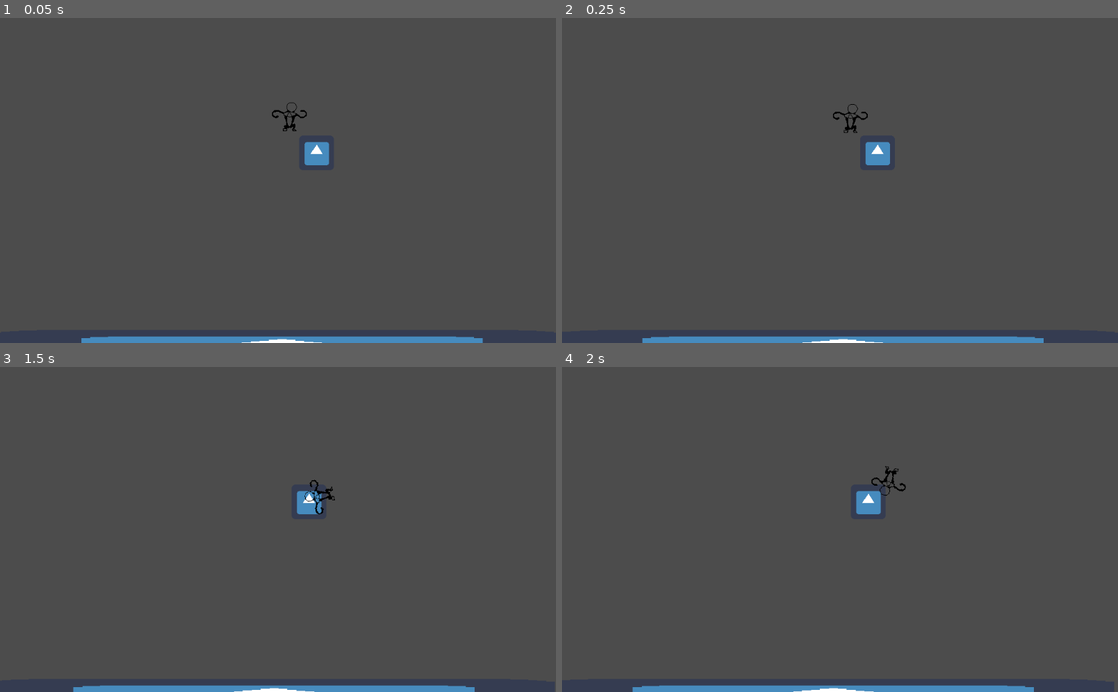
Above: before the commit, frames 1-4 (two rows, left to right).
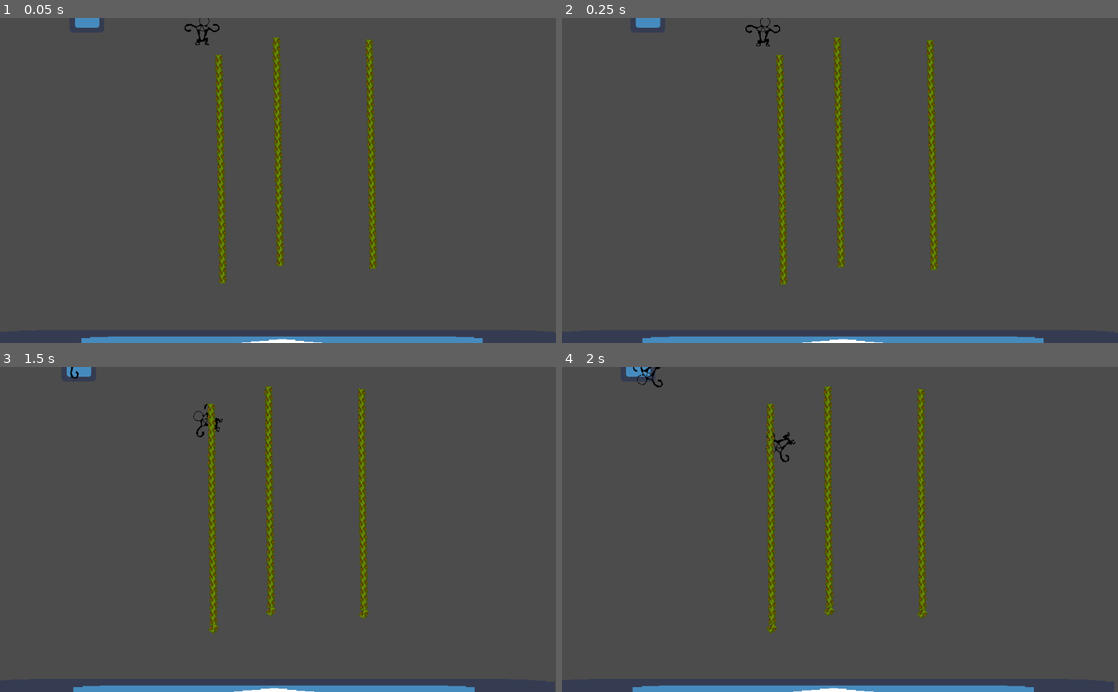
Above: after the commit, the same moments.

Repository: 2S-2-Semanas/gmtk2021
Game: Godot game, scene res://sandbox/SandboxScene.tscn
The game is run twice, just before and just after one commit, with the same random seed, the same clock (stepped at 60 frames per second) and the same inputs. The engine's default icon, where the game draws it, is replaced by a stand-in: a white triangle on a blue panel in a dark square.
Inputs:
- Up to frame 1 (0.05 s): no input
- Up to frame 2 (0.25 s): no input
- Up to frame 3 (1.5 s): hold Space (grab) 0.53-1.28 s; hold Right (ui_right) from 0.53 s (still down); tap Space (grab) at 1.35 s
- Up to frame 4 (2 s): keep holding Right (ui_right)

The runs differ from the first frame. In frame 1, 3.5% of the frame differs, in the area x 13-68%, y 0-82%; in frame 2, 3.5%; in frame 3, 3.4%; in frame 4, 3.5%, in the area x 11-66%, y 0-83%.

Commit message:
grab and release right hand

Diff:
--- a/liana/lianaSegment/LianaSegment.tscn
+++ b/liana/lianaSegment/LianaSegment.tscn
@@ -9,9 +9,8 @@
 
 [node name="LianaSegment" type="RigidBody2D"]
 position = Vector2( 0.25, 20 )
-collision_layer = 16
-collision_mask = 16
-mass = 0.306122
+collision_layer = 4
+collision_mask = 2
 script = ExtResource( 2 )
 
 [node name="Sprite" type="Sprite" parent="."]
--- a/monkey/Monkey.gd
+++ b/monkey/Monkey.gd
@@ -1,16 +1,23 @@
 extends RigidBody2D
+
+class_name Monkey
 
 const IMPULSE := Vector2(100, 0)
 
 var left_pin_joint: PinJoint2D
 var right_pin_joint: PinJoint2D
 
+var right_monkey: Monkey
+var left_monkey: Monkey
+
 var right_hand_grab := false
+var left_hand_grab := false
 
 var _direction := 0
 
 func _ready():
 	right_pin_joint = PinJoint2D.new()
+	left_pin_joint = PinJoint2D.new()
 
 func _physics_process(_delta):
 	if Input.is_action_just_pressed("ui_left"):
@@ -20,13 +27,19 @@
 	else:
 		_direction = 0
 
-	if Input.is_action_pressed("grab"):
-		pass
-
-	apply_impulse(Vector2.ZERO, IMPULSE * _direction)
+	if Input.is_action_just_released("grab"):
+		_release_liana()
+	if (right_hand_grab or left_hand_grab):
+		apply_impulse(Vector2.ZERO, IMPULSE * _direction)
 
 
 func _on_RightArmArea2D_body_entered(body):
+	if (right_monkey != null or !Input.is_action_pressed("grab")):
+		return
+	var monkey = body as Monkey
+	if (monkey != null):
+		right_monkey = monkey
+
 	right_pin_joint.position = $RightArmPosition2D.position
 	right_pin_joint.node_a = get_path()
 	right_pin_joint.node_b = body.get_path()
@@ -35,4 +48,24 @@
 		add_child(right_pin_joint)
 		right_hand_grab = true
 
-	print("entro aqui no hay duda")
+
+func _on_LeftArmArea2D_body_entered(body):
+	if (Input.is_action_pressed("grab") or left_monkey != null):
+		return
+	var monkey = body as Monkey
+	if (monkey != null):
+		left_monkey = monkey
+	left_pin_joint.position = $LeftArmPosition2D.position
+	left_pin_joint.node_a = get_path()
+	left_pin_joint.node_b = body.get_path()
+	left_pin_joint.bias = 0.9
+	if (!left_pin_joint):
+		add_child(left_pin_joint)
+		left_hand_grab = true
+
+func _release_liana():
+	if (right_monkey != null):
+		return
+
+	right_pin_joint.node_b = get_path()
+	right_hand_grab = false
--- a/monkey/Monkey.tscn
+++ b/monkey/Monkey.tscn
@@ -16,11 +16,13 @@
 } ]
 
 [sub_resource type="CircleShape2D" id=3]
+radius = 8.61453
 
 [sub_resource type="CircleShape2D" id=4]
+radius = 8.83946
 
-[sub_resource type="CircleShape2D" id=5]
-radius = 16.1362
+[sub_resource type="CapsuleShape2D" id=5]
+height = 33.3668
 
 [node name="Monkey" type="RigidBody2D"]
 script = ExtResource( 2 )
@@ -49,10 +51,11 @@
 shape = SubResource( 4 )
 
 [node name="MonkeyCollisionShape2D" type="CollisionShape2D" parent="."]
-position = Vector2( 0, 5.3454 )
+position = Vector2( 2.00452, 4.89995 )
 shape = SubResource( 5 )
 
 [node name="LeftArmPosition2D" type="Position2D" parent="."]
 position = Vector2( -30.245, 0 )
 
 [connection signal="body_entered" from="MonkeyAnimatedSprite/RightArmArea2D" to="." method="_on_RightArmArea2D_body_entered"]
+[connection signal="body_entered" from="MonkeyAnimatedSprite/LeftArmArea2D" to="." method="_on_LeftArmArea2D_body_entered"]
--- a/project.godot
+++ b/project.godot
@@ -8,9 +8,14 @@
 
 config_version=4
 
-_global_script_classes=[  ]
+_global_script_classes=[ {
+"base": "RigidBody2D",
+"class": "Monkey",
+"language": "GDScript",
+"path": "res://monkey/Monkey.gd"
+} ]
 _global_script_class_icons={
-
+"Monkey": ""
 }
 
 [application]
@@ -20,10 +25,10 @@
 config/icon="res://icon.png"
 
 [input]
+
 grab={
 "deadzone": 0.5,
 "events": [ Object(InputEventKey,"resource_local_to_scene":false,"resource_name":"","device":0,"alt":false,"shift":false,"control":false,"meta":false,"command":false,"pressed":false,"scancode":32,"unicode":0,"echo":false,"script":null)
-
  ]
 }
 
--- a/sandbox/SandboxScene.tscn
+++ b/sandbox/SandboxScene.tscn
@@ -1,9 +1,10 @@
-[gd_scene load_steps=5 format=2]
+[gd_scene load_steps=6 format=2]
 
 [ext_resource path="res://monkey/Monkey.tscn" type="PackedScene" id=1]
 [ext_resource path="res://sandbox/Ground.tscn" type="PackedScene" id=2]
 [ext_resource path="res://sandbox/Rock.tscn" type="PackedScene" id=3]
 [ext_resource path="res://monkey/CameraMovement.gd" type="Script" id=4]
+[ext_resource path="res://liana/Liana.tscn" type="PackedScene" id=5]
 
 [node name="Sandbox" type="Node2D"]
 
@@ -11,10 +12,13 @@
 position = Vector2( 516.188, 608.112 )
 
 [node name="Rock" parent="Ground" instance=ExtResource( 3 )]
-position = Vector2( 71.9189, -359.162 )
+position = Vector2( -351.439, -613.652 )
 
 [node name="Monkey" parent="." instance=ExtResource( 1 )]
-position = Vector2( 538.182, 176.787 )
+position = Vector2( 113.043, -58.8027 )
+
+[node name="Monkey2" parent="." instance=ExtResource( 1 )]
+position = Vector2( 377.047, 17.3066 )
 
 [node name="Node2D" type="Node2D" parent="."]
 position = Vector2( 516.568, 299.861 )
@@ -22,3 +26,12 @@
 [node name="Camera2D" type="Camera2D" parent="Node2D"]
 current = true
 script = ExtResource( 4 )
+
+[node name="Liana" parent="." instance=ExtResource( 5 )]
+position = Vector2( 407.944, 61.6606 )
+
+[node name="Liana2" parent="." instance=ExtResource( 5 )]
+position = Vector2( 685.029, 34.3089 )
+
+[node name="Liana3" parent="." instance=ExtResource( 5 )]
+position = Vector2( 513.783, 29.552 )
